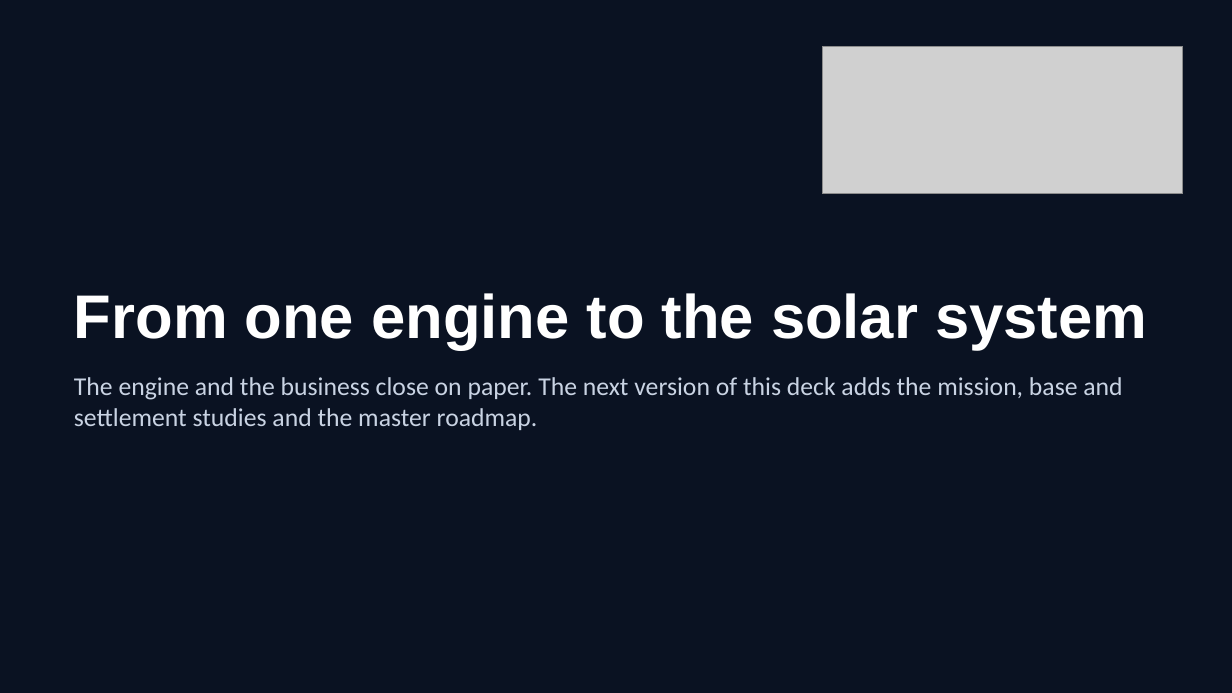
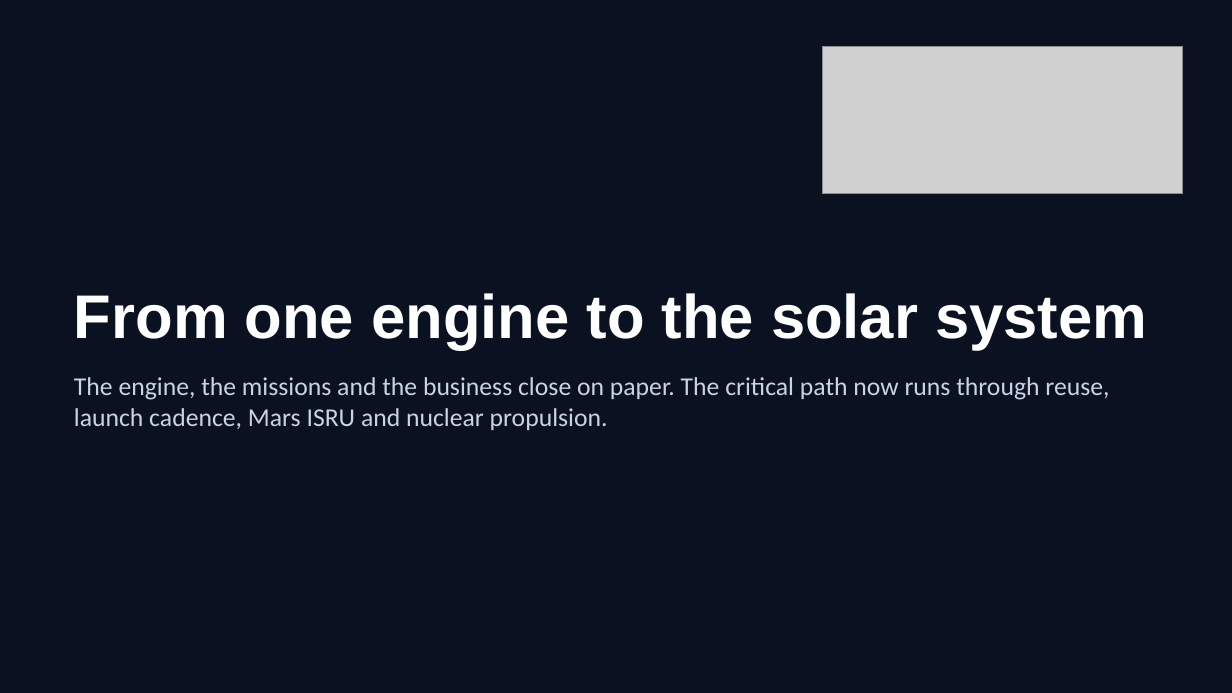
Before and after one commit to Skymeapple/solar-exploration, a slide deck: slide 42 of presentation/Solar_Exploration_Project_Summary.pptx (slide 40 before the commit). Drawn at 1232x693 pixels with LibreOffice and Linux fonts; fonts in the diff are those of the drawing; grey boxes stand for pictures. Boxes give left, top, right and bottom in pixels: in the first picture for what was removed or moved away, otherwise in the second. Text is boxed around its words. In the diff, an @@ line names an element or a change of style, - is before the commit and + after.

```diff
--- a/presentation/Solar_Exploration_Project_Summary.pptx
+++ b/presentation/Solar_Exploration_Project_Summary.pptx
@@ text at bbox=[74, 377, 1109, 430]: text changed @@
-The engine and the business close on paper. The next version of this deck adds the mission, base and settlement studies and the master roadmap.
+The engine, the missions and the business close on paper. The critical path now runs through reuse, launch cadence, Mars ISRU and nuclear propulsion.
```
Also in this commit, not shown: 15 other slides changed, 2 slides added, 1 other file.
